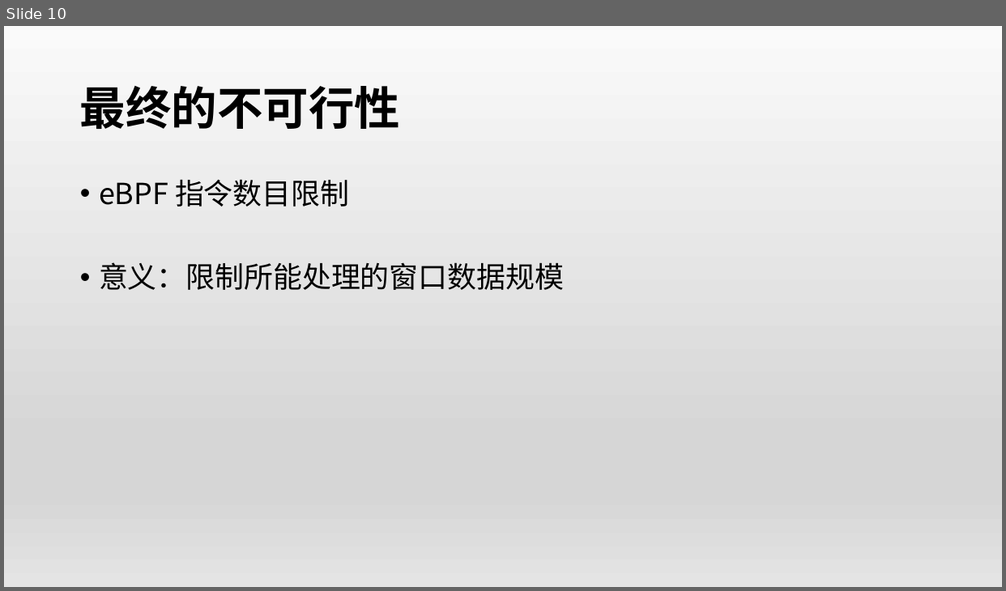
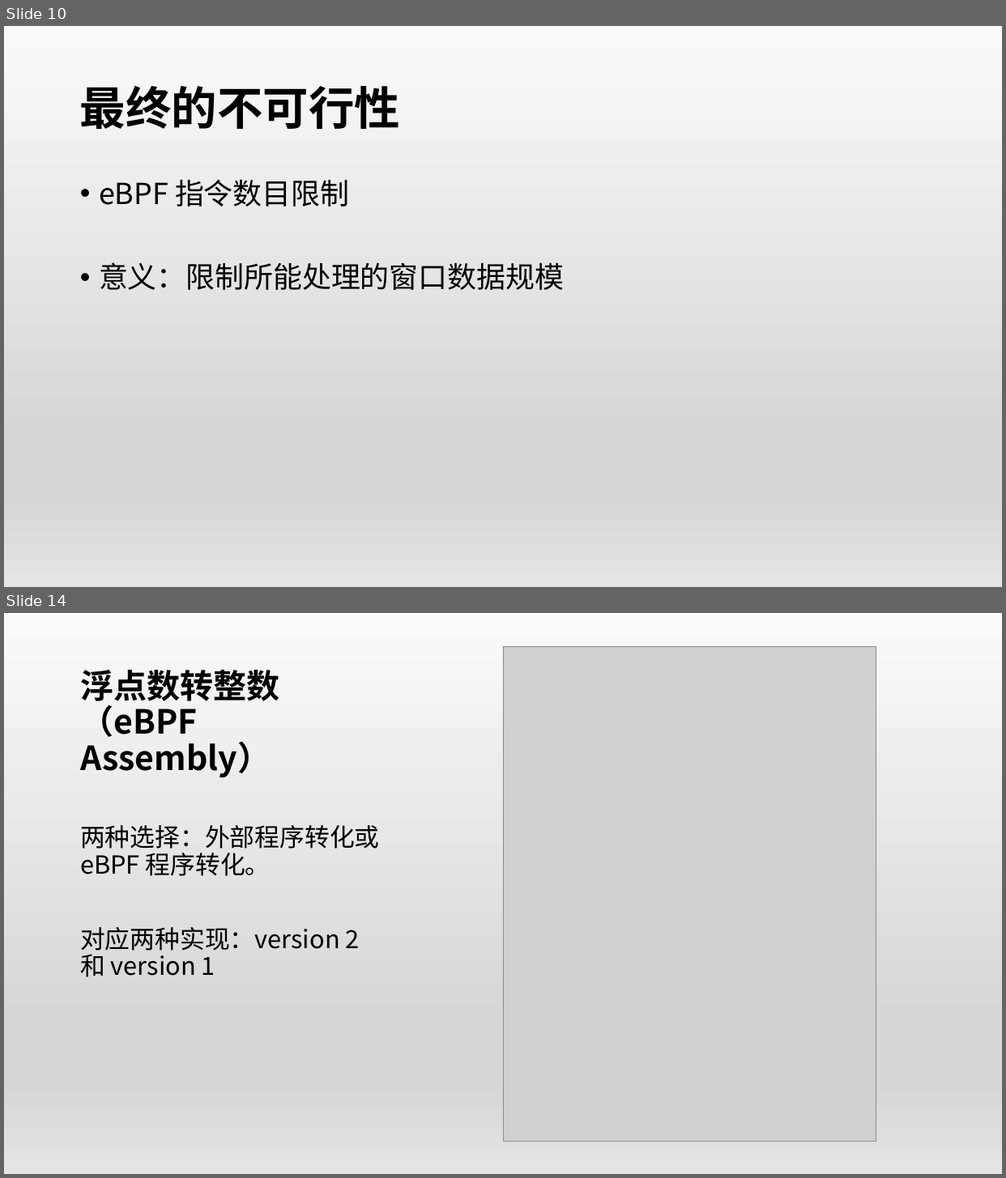
Before and after one commit to OSH-2019/x-monthly-subscription, a slide deck: docs/conclusion.pptx. Shown one above the other, each under a label of ours: slide 10 before the commit, slides 10 and 14 after it; the slides between them are not shown. The pictures are 1006x591 and 1006x1178 pixels, drawn with LibreOffice and Linux fonts; fonts in the diff are those of the drawing; grey boxes stand for pictures. Boxes give left, top, right and bottom in pixels: in the first picture for what was removed or moved away, otherwise in the second. Text is boxed around its words. In the diff, an @@ line names an element or a change of style, - is before the commit and + after.

```diff
--- a/docs/conclusion.pptx
+++ b/docs/conclusion.pptx
@@ slide 14 added at (x1=4, y1=613, x2=1002, y2=1174), background gradient #FAFAFA to #D7D7D7 to #E4E4E4 @@
@@ picture added at (x1=503, y1=647, x2=876, y2=1142) @@
@@ title added at (x1=80, y1=670, x2=279, y2=778), 32 pt, text #000000, bold @@
+浮点数转整数（eBPF Assembly）
@@ text added at (x1=80, y1=825, x2=380, y2=977), 24 pt, text #000000 @@
+两种选择：外部程序转化或 eBPF 程序转化。
+对应两种实现：version 2 和 version 1
```
Also in this commit, not shown: 6 slides changed, 29 other slides added.
